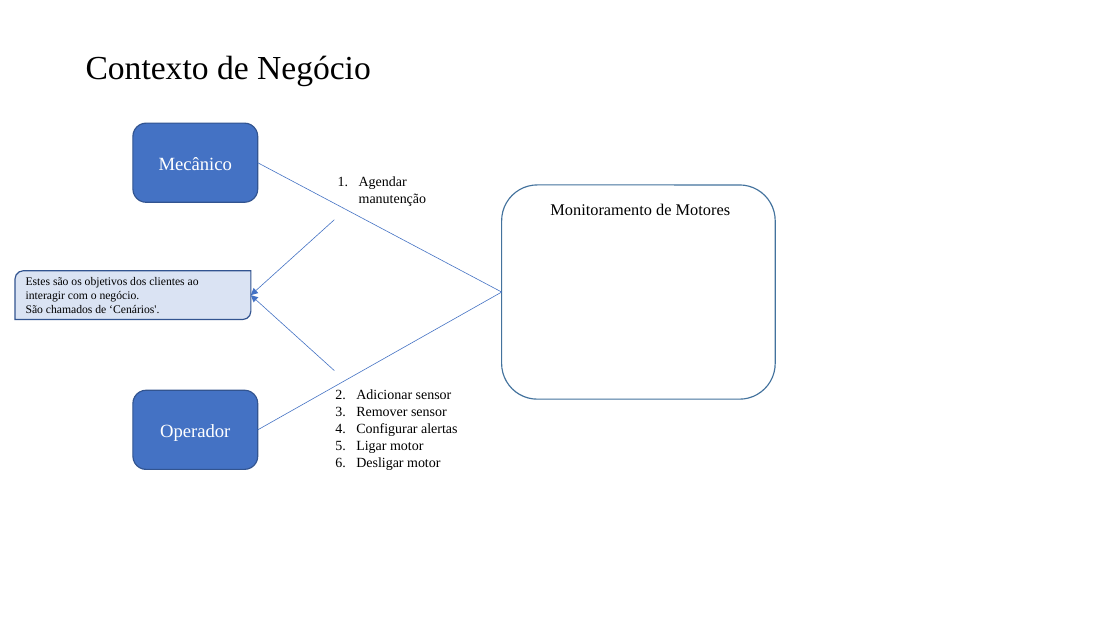
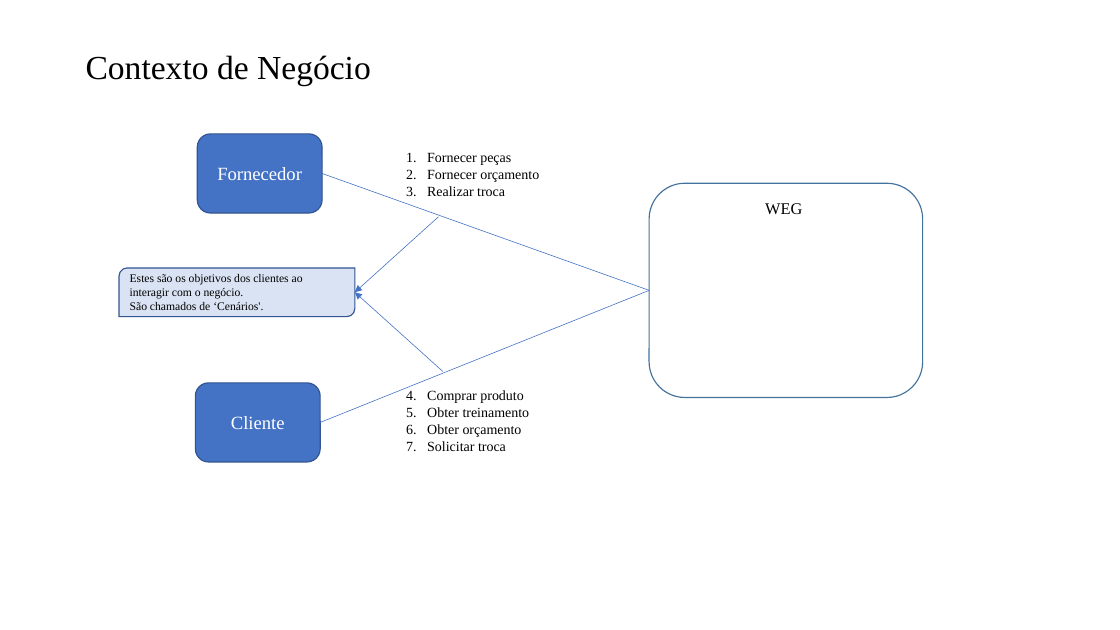
Before and after one commit to IMP-CaioCiaron/Eng-Requisitos, a slide deck: slide 1 of 15. Arquitetura de Negócio para cada Cenário.pptx. Drawn at 1120x630 pixels with LibreOffice and Linux fonts; fonts in the diff are those of the drawing. Boxes give left, top, right and bottom in pixels: in the first picture for what was removed or moved away, otherwise in the second. Text is boxed around its words. In the diff, an @@ line names an element or a change of style, - is before the commit and + after.

```diff
--- a/15. Arquitetura de Negócio para cada Cenário.pptx
+++ b/15. Arquitetura de Negócio para cada Cenário.pptx
@@ rounded rectangle "Fornecedor": place and size @@
-rounded rectangle "Fornecedor" at box(133, 124, 258, 202)
+rounded rectangle "Fornecedor" at box(197, 134, 323, 213)
@@ text in rounded rectangle at box(217, 167, 302, 180): text changed @@
-Mecânico
+Fornecedor
@@ line moved from (258, 163) - (502, 292) to (322, 174) - (649, 291) @@
@@ text removed at box(359, 176, 426, 206) @@
-1. Agendar manutenção
@@ text added at box(427, 152, 539, 196), 12 pt, text #000000 @@
+1. Fornecer peças
+2. Fornecer orçamento
+3. Realizar troca
@@ rounded rectangle "WEG": place and size @@
-rounded rectangle "WEG" at box(502, 185, 776, 399)
+rounded rectangle "WEG" at box(649, 183, 923, 397)
@@ text in rounded rectangle at box(765, 203, 802, 214): text changed @@
-Monitoramento de Motores
+WEG
@@ arrow moved from (334, 220) - (251, 295) to (439, 217) - (355, 292) @@
@@ round diag rect "Estes são os objetivos dos ...": place and size @@
-round diag rect "Estes são os objetivos dos ..." at box(15, 271, 251, 319)
+round diag rect "Estes são os objetivos dos ..." at box(119, 268, 355, 317)
@@ line moved from (258, 430) - (502, 292) to (320, 423) - (649, 291) @@
@@ arrow moved from (334, 371) - (251, 295) to (443, 371) - (355, 292) @@
@@ rounded rectangle "Cliente": place and size @@
-rounded rectangle "Cliente" at box(133, 391, 258, 470)
+rounded rectangle "Cliente" at box(196, 383, 321, 462)
@@ text removed at box(356, 389, 457, 470) @@
-2. Adicionar sensor
-3. Remover sensor
-4. Configurar alertas
-5. Ligar motor
-6. Desligar motor
@@ text in rounded rectangle at box(231, 416, 285, 429): text changed @@
-Operador
+Cliente
@@ text added at box(427, 390, 530, 451), 12 pt, text #000000 @@
+4. Comprar produto
+5. Obter treinamento
+6. Obter orçamento
+7. Solicitar troca
```
Also in this commit, not shown: 6 other slides changed, 1 slide added.
